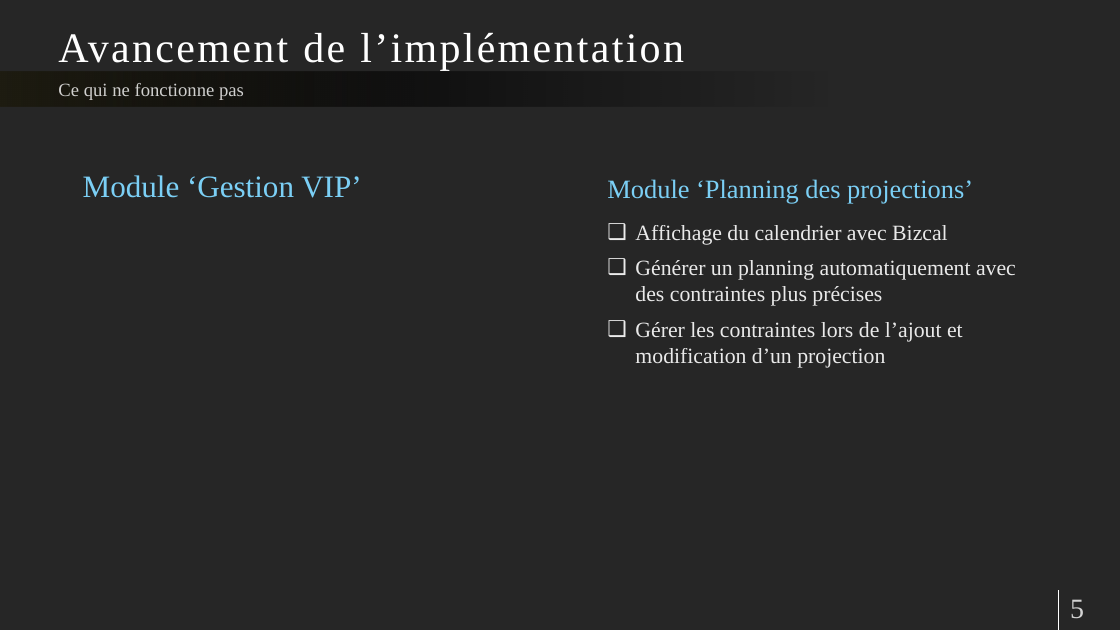
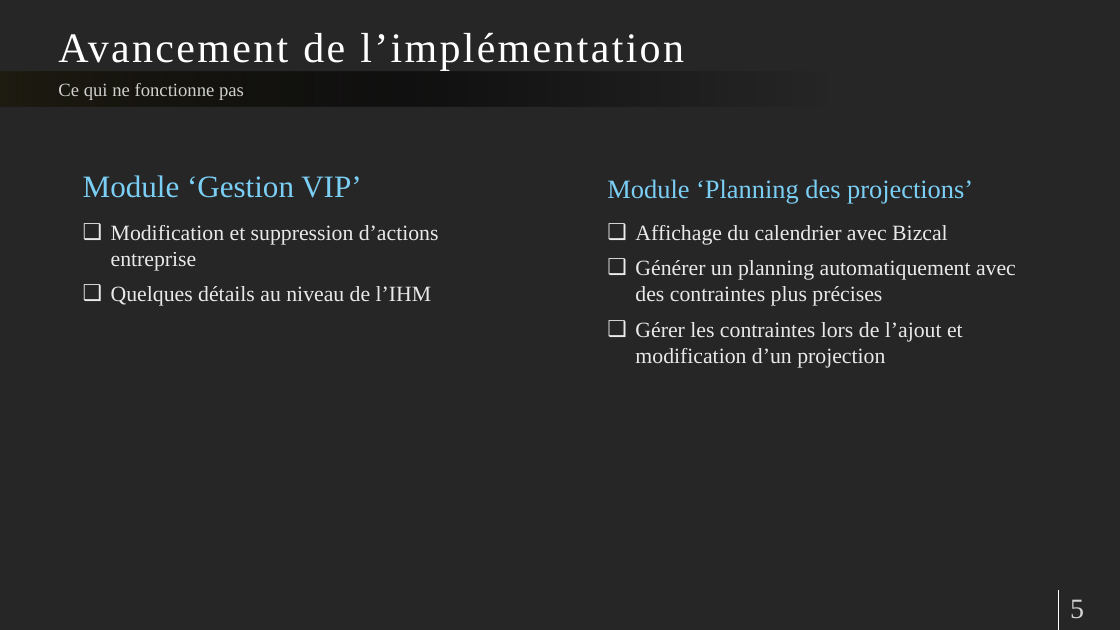
Before and after one commit to pierreelliott/CPOA, a slide deck: slide 5 of Présentation CPOA.pptx. Drawn at 1120x630 pixels with LibreOffice and Linux fonts; fonts in the diff are those of the drawing. Boxes give left, top, right and bottom in pixels: in the first picture for what was removed or moved away, otherwise in the second. Text is boxed around its words. In the diff, an @@ line names an element or a change of style, - is before the commit and + after.

```diff
--- a/Présentation CPOA.pptx
+++ b/Présentation CPOA.pptx
@@ text added at [111,225,439,306], 28 pt, text #FFFFFF at 90% opacity @@
+❑ Modification et suppression d’actions entreprise
+❑ Quelques détails au niveau de l’IHM
```
Also in this commit, not shown: 2 other slides changed.
